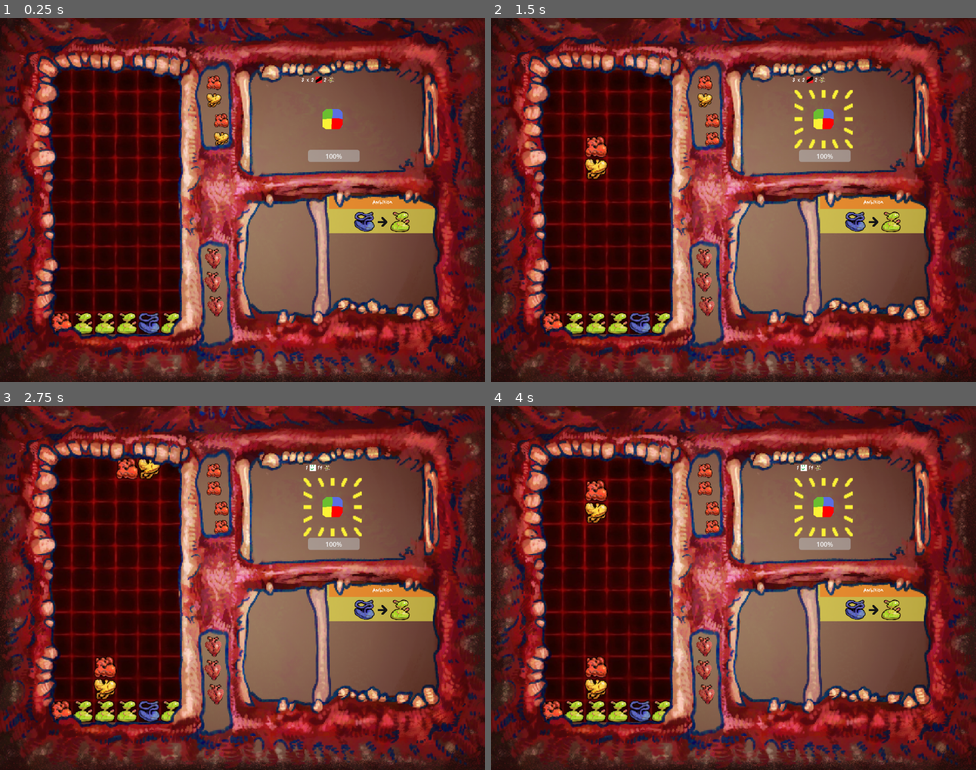
Above: before the commit, frames 1-4 (two rows, left to right).
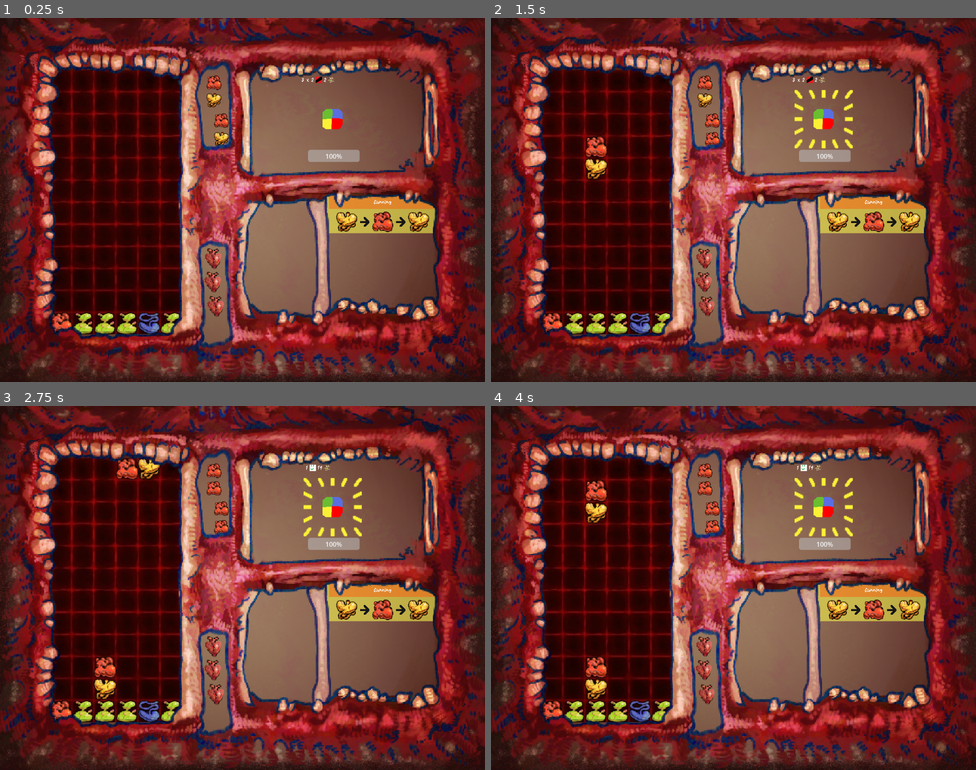
Above: after the commit, the same moments.

Repository: MarGamaDev/PuyoPuyoLike
Game: Godot game, scene res://Scenes/combat.tscn
Two runs of this game, one before a commit and one after it. Both use one fixed random seed, a clock stepped at 60 frames per second and the inputs below. The engine's default icon, where the game draws it, is replaced by a stand-in: a white triangle on a blue panel in a dark square.
Inputs (mouse positions are in pixels of both pictures, inside the frame that each line leads up to):
- Up to frame 1 (0.25 s): no input
- Up to frame 2 (1.5 s): move the mouse to (840, 181) at 0.52 s; hold D (puyo_right) 0.53-1.28 s; tap 1 (TESTING_player_spawn) at 0.6 s; tap Enter at 1.25 s; move the mouse to (636, 218) at 1.27 s; hold S (puyo_down) from 1.28 s (still down); tap J (puyo_rotate) at 1.35 s
- Up to frame 3 (2.75 s): move the mouse to (291, 507) at 2.02 s; release S (puyo_down) at 2.03 s; hold D (puyo_right) from 2.03 s (still down); tap Shift (switch_target) at 2.1 s
- Up to frame 4 (4 s): tap Space at 2.75 s; move the mouse to (709, 660) at 2.77 s; tap 1 (TESTING_player_spawn) at 2.85 s; tap Enter at 3.5 s; move the mouse to (879, 642) at 3.52 s; release D (puyo_right) at 3.53 s; hold A (puyo_left) from 3.53 s (still down); tap J (puyo_rotate) at 3.6 s

The runs differ from the first frame. In frame 1, 0.9% of the frame differs, in the area x 69-89%, y 50-59%; in frame 2, 0.9%; in frame 3, 0.9%; in frame 4, 0.9%.

Commit message:
added cunning spell

Diff:
--- /dev/null
+++ b/Resources/SpellData/cunning.tres
@@ -0,0 +1,11 @@
+[gd_resource type="Resource" script_class="SpellData" load_steps=2 format=3 uid="uid://b61nt1wr7u671"]
+
+[ext_resource type="Script" uid="uid://dnec0n0x4urar" path="res://scripts/Data/spell_data.gd" id="1_p0k2j"]
+
+[resource]
+script = ExtResource("1_p0k2j")
+spell_name = "Cunning"
+spell_description = "The next time you would deal counterattack damage, deal double the damage you would deal. Let them fall into your traps."
+recipe_type = 1
+recipe_contents = Array[int]([5, 4, 5])
+metadata/_custom_type_script = "uid://dnec0n0x4urar"
--- /dev/null
+++ b/Scenes/spells/cunning_spell.tscn
@@ -0,0 +1,9 @@
+[gd_scene load_steps=3 format=3 uid="uid://hpay5qa3t6fj"]
+
+[ext_resource type="Script" uid="uid://bwhml3lw1cd0u" path="res://scripts/spells/cunning_spell.gd" id="1_1m7sw"]
+[ext_resource type="Resource" uid="uid://b61nt1wr7u671" path="res://Resources/SpellData/cunning.tres" id="2_27iq8"]
+
+[node name="CunningSpell" type="Node2D"]
+script = ExtResource("1_1m7sw")
+spell_data = ExtResource("2_27iq8")
+metadata/_custom_type_script = "uid://qt78oiw24c77"
--- a/Scenes/spells/spellSystem/spell_manager.tscn
+++ b/Scenes/spells/spellSystem/spell_manager.tscn
@@ -2,7 +2,7 @@
 
 [ext_resource type="Script" uid="uid://62suwvfwb2yg" path="res://scripts/spells/spellsystem/spell_manager.gd" id="1_l1yqq"]
 [ext_resource type="PackedScene" uid="uid://c5du1g626to65" path="res://Scenes/RewardScreen/equipped_spells_container.tscn" id="2_peavi"]
-[ext_resource type="Resource" uid="uid://54m8cous0l5" path="res://Resources/SpellData/Ambition.tres" id="2_xoggv"]
+[ext_resource type="Resource" uid="uid://b61nt1wr7u671" path="res://Resources/SpellData/cunning.tres" id="2_xoggv"]
 
 [node name="SpellManager" type="Node2D"]
 script = ExtResource("1_l1yqq")
--- a/Scripts/Combat/combat_manager.gd
+++ b/Scripts/Combat/combat_manager.gd
@@ -22,6 +22,7 @@
 var selected_enemy: Enemy
 
 var current_encounter : Encounter
+
 
 func _ready() -> void:
 	start_combat()
@@ -104,5 +105,4 @@
 	on_shield_gained.emit(shield)
 
 func gain_counter(counter : int):
-	print("coutner gained : %s" % counter)
 	on_counter_gained.emit(counter)
--- a/Scripts/Combat/player.gd
+++ b/Scripts/Combat/player.gd
@@ -15,6 +15,8 @@
 var lives : int = 3
 var shield : int = 0
 var counter : int = 0
+
+var counter_buff : int = 1
 
 func _ready():
 	on_set_life_to.emit(lives)
@@ -40,7 +42,8 @@
 
 func handle_damage(damage: int) -> int:
 	if damage <= counter:
-		on_counter_triggered.emit(counter)
+		on_counter_triggered.emit(counter * counter_buff)
+		counter_buff = 1
 		counter = 0
 		return 0
 
@@ -63,3 +66,6 @@
 		on_player_death.emit()
 	else:
 		on_life_lost.emit()
+
+func increase_counter_buff(new_buff : int) -> void:
+	counter_buff += new_buff
--- /dev/null
+++ b/scripts/spells/cunning_spell.gd
@@ -0,0 +1,12 @@
+extends SequentialSpell
+
+signal setup_counter_buff(multiplier : int)
+
+var counter_buff : int = 1 #this is added to a 1 value, so having this equal to 1 is doubling
+
+func connect_to_effect_signals():
+	setup_counter_buff.connect(player.increase_counter_buff)
+
+func trigger_spell_effect():
+	setup_counter_buff.emit(counter_buff)
+	print("cunning triggered")
--- a/scripts/spells/spellsystem/spell_finder.gd
+++ b/scripts/spells/spellsystem/spell_finder.gd
@@ -9,7 +9,8 @@
 	"Vindication" : "res://Scenes/spells/vindication_spell.tscn",
 	"Adamance" : "res://Scenes/spells/adamance_spell.tscn",
 	"Hatred" : "res://Scenes/spells/hatred_spell.tscn",
-	"Ambition" : "res://Scenes/spells/ambition_spell.tscn"
+	"Ambition" : "res://Scenes/spells/ambition_spell.tscn",
+	"Cunning" : "res://Scenes/spells/cunning_spell.tscn"
 }
 
 static func find_spell(name: String) -> String:
Not shown, added: scripts/spells/cunning_spell.gd.uid
